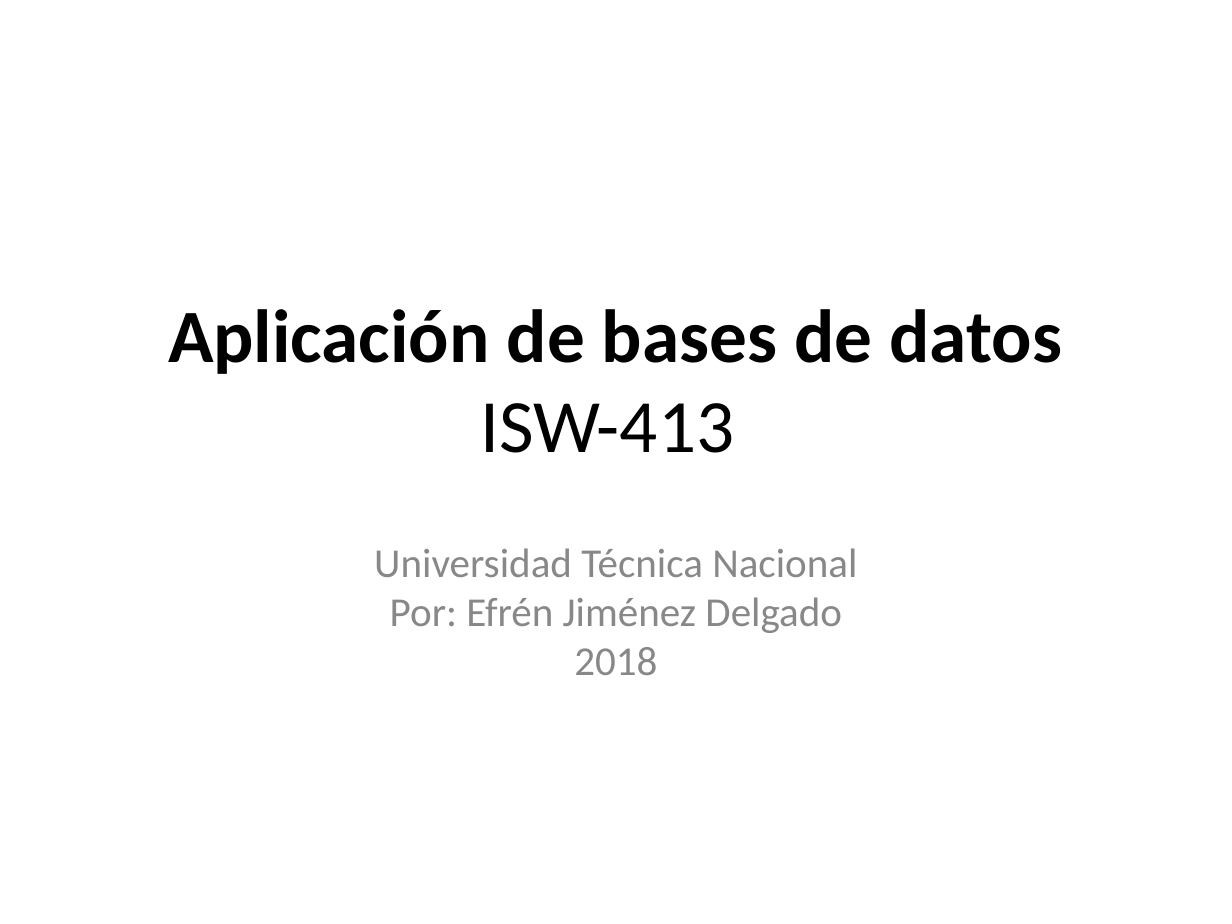
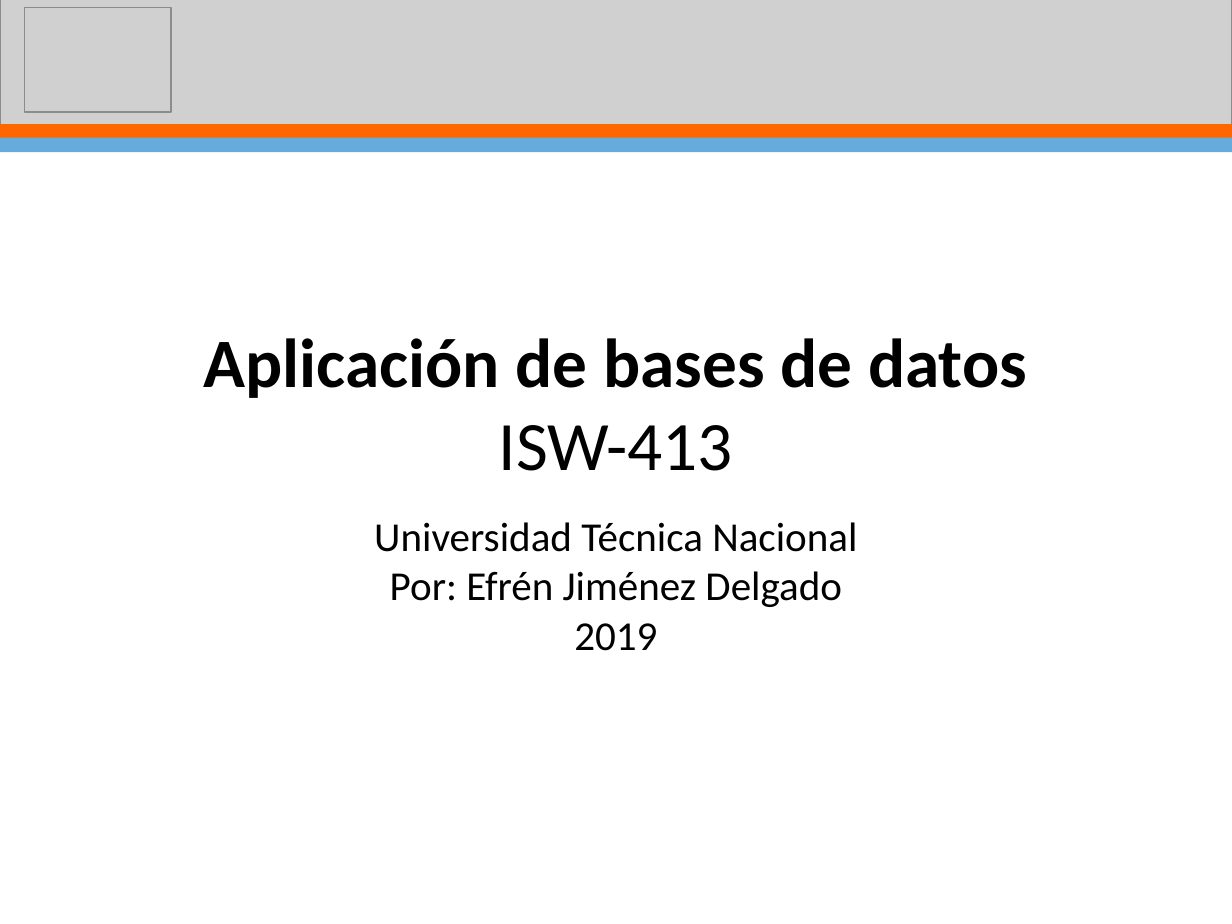
Before and after one commit to ejimenezdelgado/aplica_db_miercoles_2_2019, a slide deck: slide 2 of Clase 1/Clase1.pptx (slide 1 before the commit). Drawn at 1232x924 pixels with LibreOffice and Linux fonts; fonts in the diff are those of the drawing; grey boxes stand for pictures; background and template pictures are left out. Boxes give left, top, right and bottom in pixels: in the first picture for what was removed or moved away, otherwise in the second. Text is boxed around its words. In the diff, an @@ line names an element or a change of style, - is before the commit and + after.

```diff
--- a/Clase 1/Clase1.pptx
+++ b/Clase 1/Clase1.pptx
@@ picture added at [0,0,1232,127] @@
@@ picture added at [25,7,171,112] @@
@@ rectangle added at [0,124,1232,139], fill #FF6600 @@
@@ rectangle added at [0,138,1232,153], fill #65ACDD @@
@@ title "Aplicación de bases de datos ...": place and size @@
-title "Aplicación de bases de datos ..." at [168,309,1062,453]
+title "Aplicación de bases de datos ..." at [203,338,1027,471]
@@ title "Aplicación de bases de datos ..." at [203,338,1027,471]: size 44 to 40.5 pt; vertical alignment middle to bottom @@
@@ subtitle "Universidad Técnica Nacional": place and size @@
-subtitle "Universidad Técnica Nacional" at [374,548,857,675]
+subtitle "Universidad Técnica Nacional" at [374,522,857,651]
@@ subtitle at [374,522,857,607]: text colour #888888 to #000000 @@
@@ subtitle at [574,623,657,651]: text changed; text colour #888888 to #000000 @@
-2018
+2019
```
Also in this commit, not shown: 42 other slides changed, 1 slide added, 1 other file.
